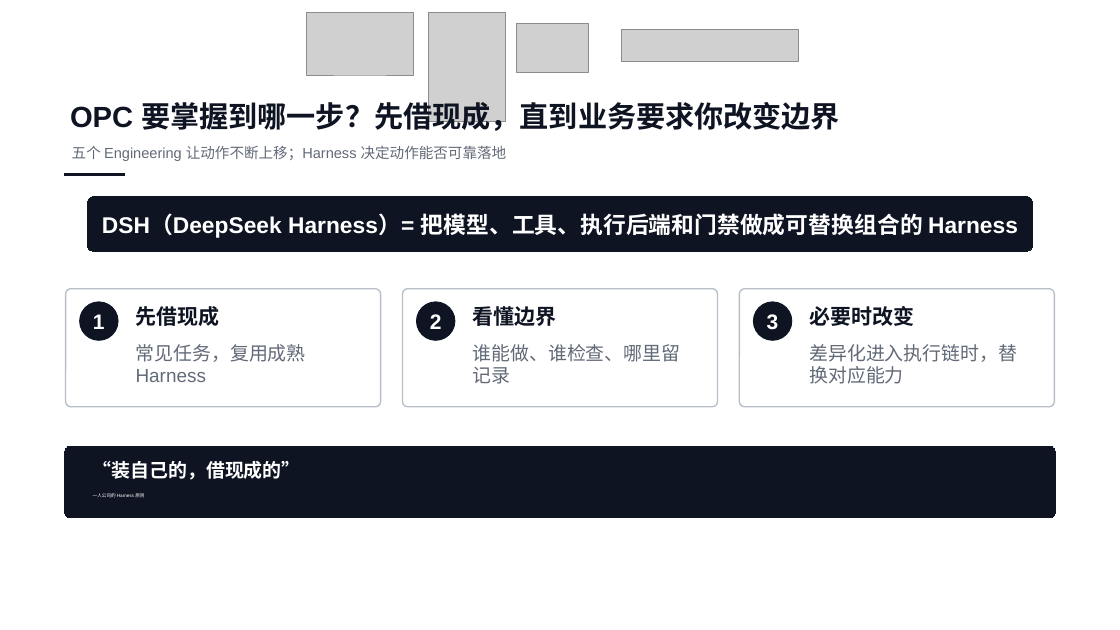
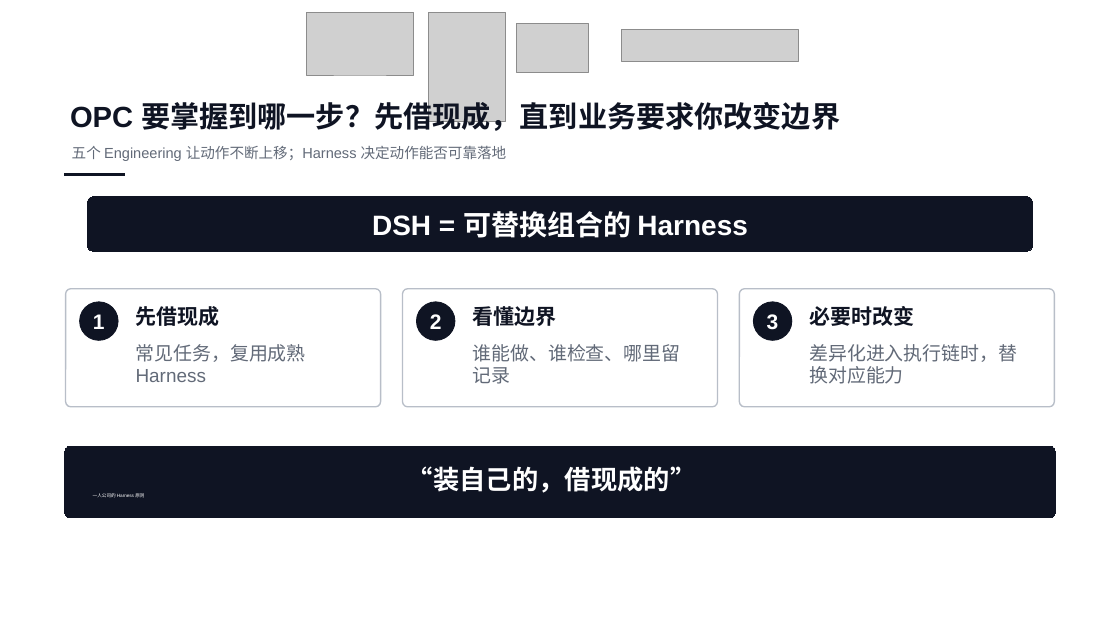
Before and after one commit to ethan-jiang-1/ai_dev_sdlc_aidc, a slide deck: slide 22 of talk-ai-coding-evolution/05_output/v4/OPC航海指南-harness-v4.pptx. Drawn at 1120x630 pixels with LibreOffice and Linux fonts; fonts in the diff are those of the drawing; grey boxes stand for pictures. Boxes give left, top, right and bottom in pixels: in the first picture for what was removed or moved away, otherwise in the second. Text is boxed around its words. In the diff, an @@ line names an element or a change of style, - is before the commit and + after.

```diff
--- a/talk-ai-coding-evolution/05_output/v4/OPC航海指南-harness-v4.pptx
+++ b/talk-ai-coding-evolution/05_output/v4/OPC航海指南-harness-v4.pptx
@@ text in rounded rectangle at (x1=372, y1=211, x2=748, y2=238): text changed; size 19.5 to 24 pt @@
-DSH（DeepSeek Harness）= 把模型、工具、执行后端和门禁做成可替换组合的 Harness
+DSH = 可替换组合的 Harness
@@ text "“装自己的，借现成的”" at (x1=407, y1=466, x2=696, y2=493): size 16.2 to 22.5 pt; alignment left to centre @@
```
Also in this commit, not shown: 9 other slides changed, 3 other files.
